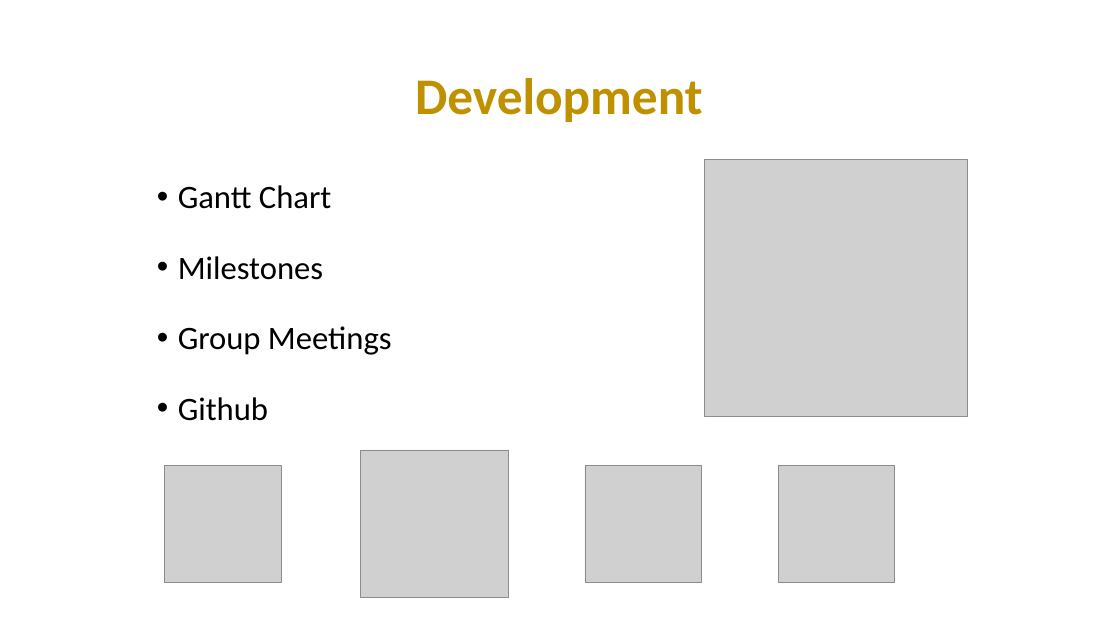
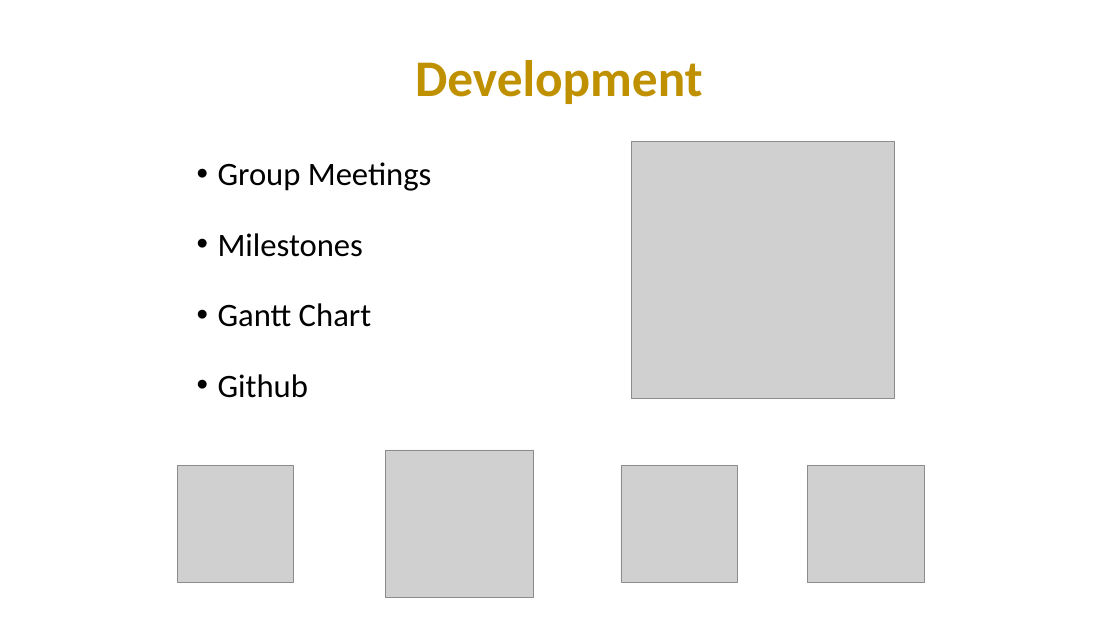
Before and after one commit to Group-MF/GSMap, a slide deck: slide 6 of Presentation/Group Presentation.pptx. Drawn at 1120x630 pixels with LibreOffice and Linux fonts; fonts in the diff are those of the drawing; grey boxes stand for pictures. Boxes give left, top, right and bottom in pixels: in the first picture for what was removed or moved away, otherwise in the second. Text is boxed around its words. In the diff, an @@ line names an element or a change of style, - is before the commit and + after.

Commit message:
Finished Presentation Slides
Please remember to update the IGLT building image

```diff
--- a/Presentation/Group Presentation.pptx
+++ b/Presentation/Group Presentation.pptx
@@ title "Development": place and size @@
-title "Development" at bbox=[415, 78, 703, 122]
+title "Development" at bbox=[415, 60, 703, 104]
@@ text "Group Meetings": place and size @@
-text "Group Meetings" at bbox=[178, 185, 392, 421]
+text "Group Meetings" at bbox=[218, 162, 432, 398]
@@ picture: place and size @@
-picture at bbox=[705, 159, 968, 417]
+picture at bbox=[632, 141, 895, 399]
@@ text at bbox=[218, 162, 432, 257]: paragraphs added @@
+• Group Meetings
+• Milestones
@@ text at bbox=[178, 256, 392, 355]: paragraphs removed @@
-• Milestones
-• Group Meetings
@@ picture: place and size @@
-picture at bbox=[165, 465, 281, 582]
+picture at bbox=[177, 465, 294, 582]
@@ picture: place and size @@
-picture at bbox=[361, 450, 509, 598]
+picture at bbox=[386, 450, 534, 598]
@@ picture: place and size @@
-picture at bbox=[585, 465, 702, 582]
+picture at bbox=[621, 465, 738, 582]
@@ picture: place and size @@
-picture at bbox=[778, 465, 895, 582]
+picture at bbox=[807, 465, 924, 582]
```
Also in this commit, not shown: 6 other slides changed, 1 slide added, 1 slide removed, 1 other file.
